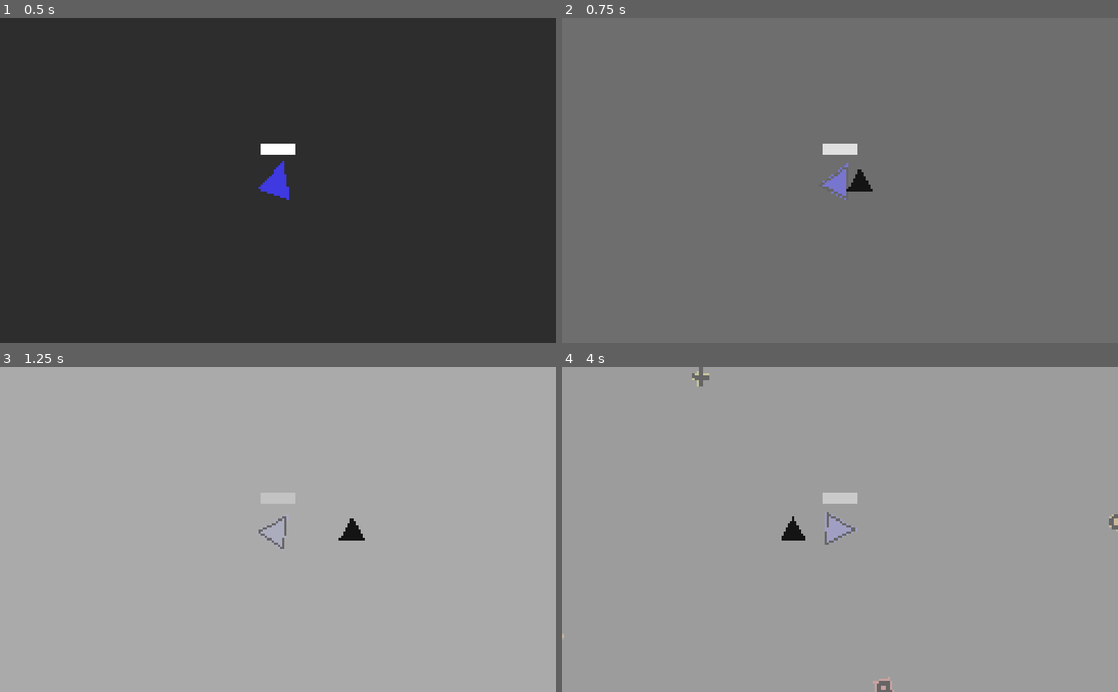
Above: before the commit, frames 1-4 (two rows, left to right).
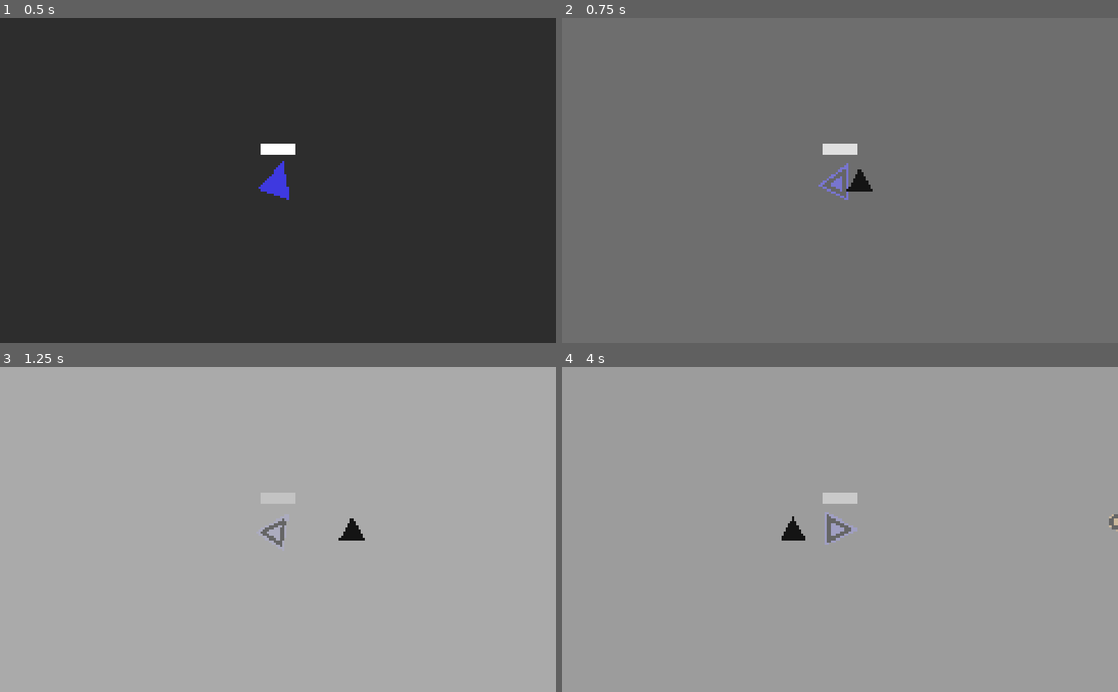
Above: after the commit, the same moments.

Repository: Hobbes02/InterstellarGameJam7
Game: Godot game, scene res://globals/main.tscn
Same seed, same stepped clock (60 frames per second), same inputs: the game is played once before the commit and once after it.
Inputs (mouse positions are in pixels of both pictures, inside the frame that each line leads up to):
- Up to frame 1 (0.5 s): no input
- Up to frame 2 (0.75 s): move the mouse to (962, 164) at 0.52 s; hold D (right) from 0.53 s (still down); hold Space (elevate) from 0.53 s (still down)
- Up to frame 3 (1.25 s): keep holding D (right); keep holding Space (elevate)
- Up to frame 4 (4 s): move the mouse to (728, 545) at 1.27 s; release D (right) at 1.28 s; release Space (elevate) at 1.28 s; hold S (down) 1.28-2.03 s; tap Space (elevate) at 1.35, 2.85 s; move the mouse to (895, 458) at 2.02 s; hold D (right) 2.03-2.78 s; hold Space (elevate) 2.03-2.78 s; move the mouse to (812, 594) at 2.77 s; hold W (up) 2.78-3.53 s; move the mouse to (1006, 578) at 3.52 s; hold A (left) from 3.53 s (still down); hold Space (elevate) from 3.53 s (still down)

Frame 1 is identical in both runs. In frame 2, 0.2% of the frame differs, in the area x 46-52%, y 45-56%; in frame 3, 0.2%; in frame 4, 0.4%, in the area x 0-60%, y 0-100%.

Commit message:
added enemy switching

Diff:
--- a/objects/enemy.gd
+++ b/objects/enemy.gd
@@ -16,13 +16,14 @@
 var enemy_type: int = ENEMY_TYPES.DRUNK
 
 onready var line_2d: Line2D
+onready var selected: Sprite = $selected
 
 
 func _ready() -> void:
 	var rng = RandomNumberGenerator.new()
 	rng.randomize()
 	enemy_type = rng.randi_range(0, 2)
-	print(enemy_type)
+
 	match enemy_type:
 		ENEMY_TYPES.BASIC:
 			$basic.show()
--- a/objects/enemy.tscn
+++ b/objects/enemy.tscn
@@ -1,7 +1,8 @@
-[gd_scene load_steps=4 format=2]
+[gd_scene load_steps=5 format=2]
 
 [ext_resource path="res://objects/enemy.gd" type="Script" id=1]
 [ext_resource path="res://assets/art/circle.png" type="Texture" id=2]
+[ext_resource path="res://assets/art/circle_outline.png" type="Texture" id=3]
 
 [sub_resource type="RectangleShape2D" id=5]
 extents = Vector2( 4, 4 )
@@ -59,3 +60,11 @@
 points = PoolVector2Array( -3, 0, -2, -2, 0, -3, 2, -2, 3, 0, 2, 2, 0, 3, -2, 2, -3, 0 )
 width = 2.0
 default_color = Color( 0.396078, 0.396078, 0.396078, 1 )
+
+[node name="selected" type="Sprite" parent="."]
+visible = false
+modulate = Color( 0, 0, 0, 1 )
+position = Vector2( -2.38419e-07, 2.38419e-07 )
+scale = Vector2( 0.367188, 0.367188 )
+z_index = 16
+texture = ExtResource( 3 )
--- a/objects/player.gd
+++ b/objects/player.gd
@@ -9,9 +9,13 @@
 export(NodePath) var _current_possessing_node
 
 onready var current_possessing_node: Node = get_node(_current_possessing_node)
+onready var area: Area2D = $Area2D
 
 
 func _physics_process(_delta: float) -> void:
+	if current_hovering_enemy != null:
+		current_hovering_enemy.selected.show()
+
 	if !Globals.elevated:
 		hide()
 		if current_possessing_node.is_inside_tree():
@@ -32,10 +36,15 @@
 
 
 func _on_Area2D_body_entered(body: Node) -> void:
-	if current_hovering_enemy == null:
-		current_hovering_enemy = body
+	if !Globals.elevated:
+		return
+	current_hovering_enemy = body
+
+	for b in area.get_overlapping_bodies():
+		if b != body:
+			b.selected.hide()
 
 
 func _on_Area2D_body_exited(body: Node) -> void:
-	if (current_hovering_enemy != null) and (current_hovering_enemy == body):
-		current_hovering_enemy = null
+	current_hovering_enemy = null
+	body.selected.hide()
--- a/scenes/game.gd
+++ b/scenes/game.gd
@@ -2,7 +2,7 @@
 
 const ENEMY = preload("res://objects/enemy.tscn")
 
-var enemy_spawn_rate: int = 50
+var enemy_spawn_rate: int = 20
 
 onready var enemy_target: Node = $base
 onready var enemies: Node2D = $enemies
@@ -11,6 +11,7 @@
 onready var base_outline: Line2D = $base/Line2D
 onready var overlay: ColorRect = $overlay
 onready var basehealth: ProgressBar = $basehealth
+onready var player: KinematicBody2D = $player
 
 onready var rng = RandomNumberGenerator.new()
 
@@ -31,8 +32,18 @@
 
 	if Input.is_action_just_pressed("elevate"):
 		Globals.elevated = true
+		enemyspawntimer.paused = true
+		for e in enemies.get_children():
+			e.is_player_controlling = false
 	elif Input.is_action_just_released("elevate"):
 		Globals.elevated = false
+		enemyspawntimer.paused = false
+		for e in enemies.get_children():
+			e.is_player_controlling = false
+		if player.current_hovering_enemy != null:
+			player.current_hovering_enemy.is_player_controlling = true
+			player.current_possessing_node = player.current_hovering_enemy
+
 
 	if Input.is_action_pressed("elevate"):
 		overlay.modulate.a = lerp(overlay.modulate.a, 1, 0.05)
--- a/scenes/game.tscn
+++ b/scenes/game.tscn
@@ -77,8 +77,8 @@
 [node name="Line2D" type="Line2D" parent="base" index="0"]
 visible = false
 z_index = 5
-points = PoolVector2Array( 0, -15.1666, -15.1667, 13, 15.1667, 13, 0, -15.1666 )
-width = 2.0
+points = PoolVector2Array( 0, -10.8333, -10.8333, 10.8334, 10.8333, 10.8334, 0, -10.8333 )
+width = 4.0
 default_color = Color( 0.396078, 0.396078, 0.396078, 1 )
 
 [node name="enemies" type="Node2D" parent="." index="3"]
@@ -93,9 +93,9 @@
 
 [node name="overlay" type="ColorRect" parent="." index="8"]
 modulate = Color( 1, 1, 1, 0 )
-margin_left = -20.0
+margin_left = -29.0
 margin_top = -19.0
-margin_right = 276.0
+margin_right = 267.0
 margin_bottom = 168.0
 mouse_filter = 2
 color = Color( 0.733333, 0.733333, 0.733333, 1 )
Binary file added: assets/art/circle_outline.png
Not shown, added: assets/art/circle_outline.png.import
